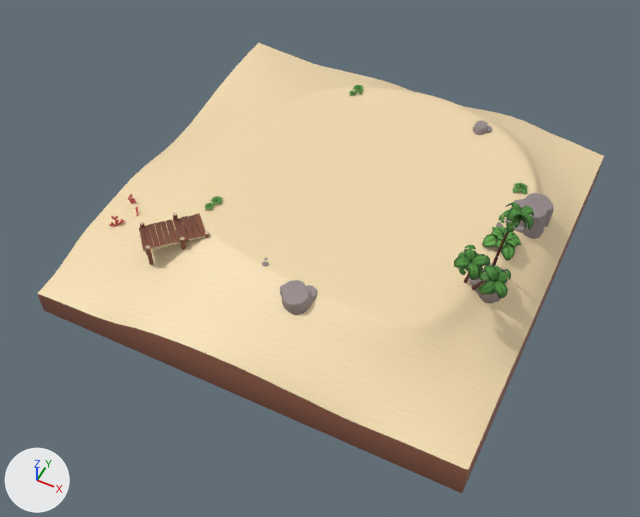
A saved change to the FBX model IslandGame/Assets/Models/Placeholder/Island.fbx.
Before and after are seen from a 50 mm camera at (22.1, -48.1, 50.2) aimed at (0.4, -4.8, -4.0). Arrows for +X, +Y and +Z are at lower left; the lights stay in place. Where no turn or scale is listed for an object, it has been applied to the vertices.

The first picture shows 'Edge', 'Ground', 'Jetty', 'Palm2', 'Palm3', 'Rock2', 'Rock4'.
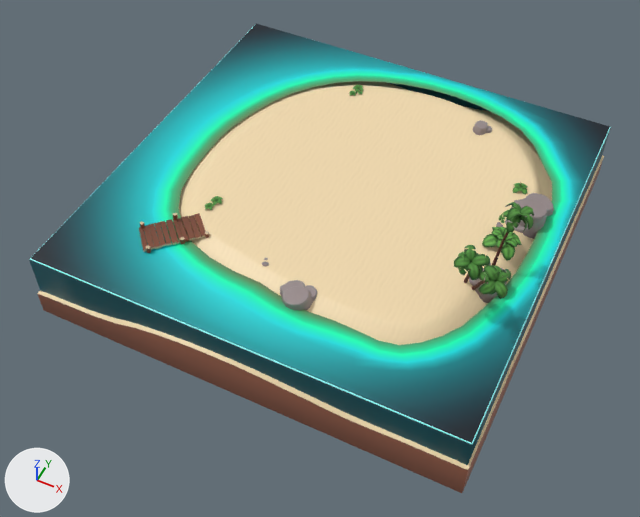
Commit message: uh oh

Edits to the scene script, one JSON object a line:
```json
{"op": "remove", "block": "ob_water", "code": "ob_water.hide_viewport = True"}
{"op": "set", "path": "ob_water.scale", "old": "(1.0, 1.0, 1.0)", "new": "(1.07, 1.07, 1.07)"}
```

Boxes [x1, y1, x2, y2] around the edits, measured in the pictures (640 x 517 px):
```json
{"object": "Water", "change": "shown", "after": [29, 24, 611, 465], "on screen": "cyan"}
```
